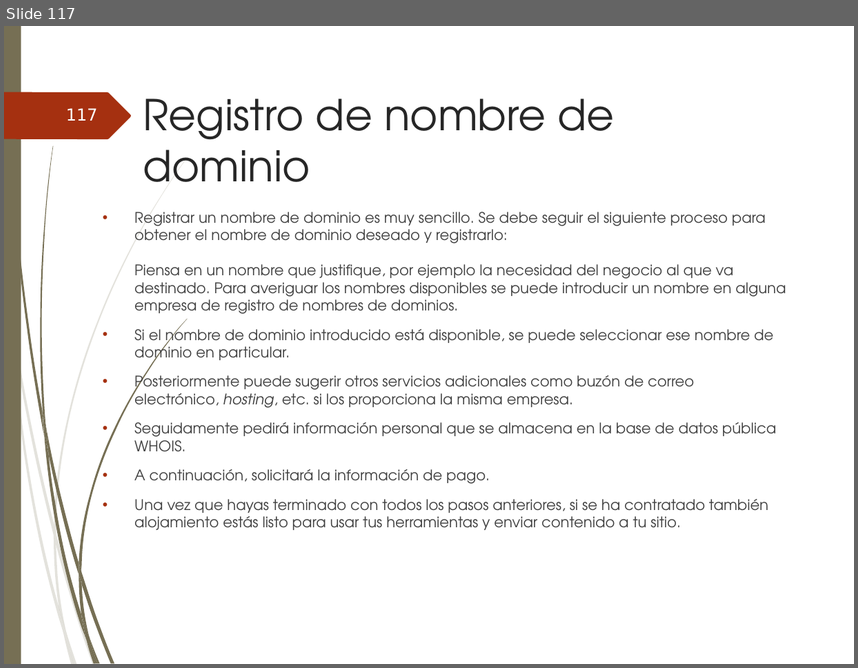
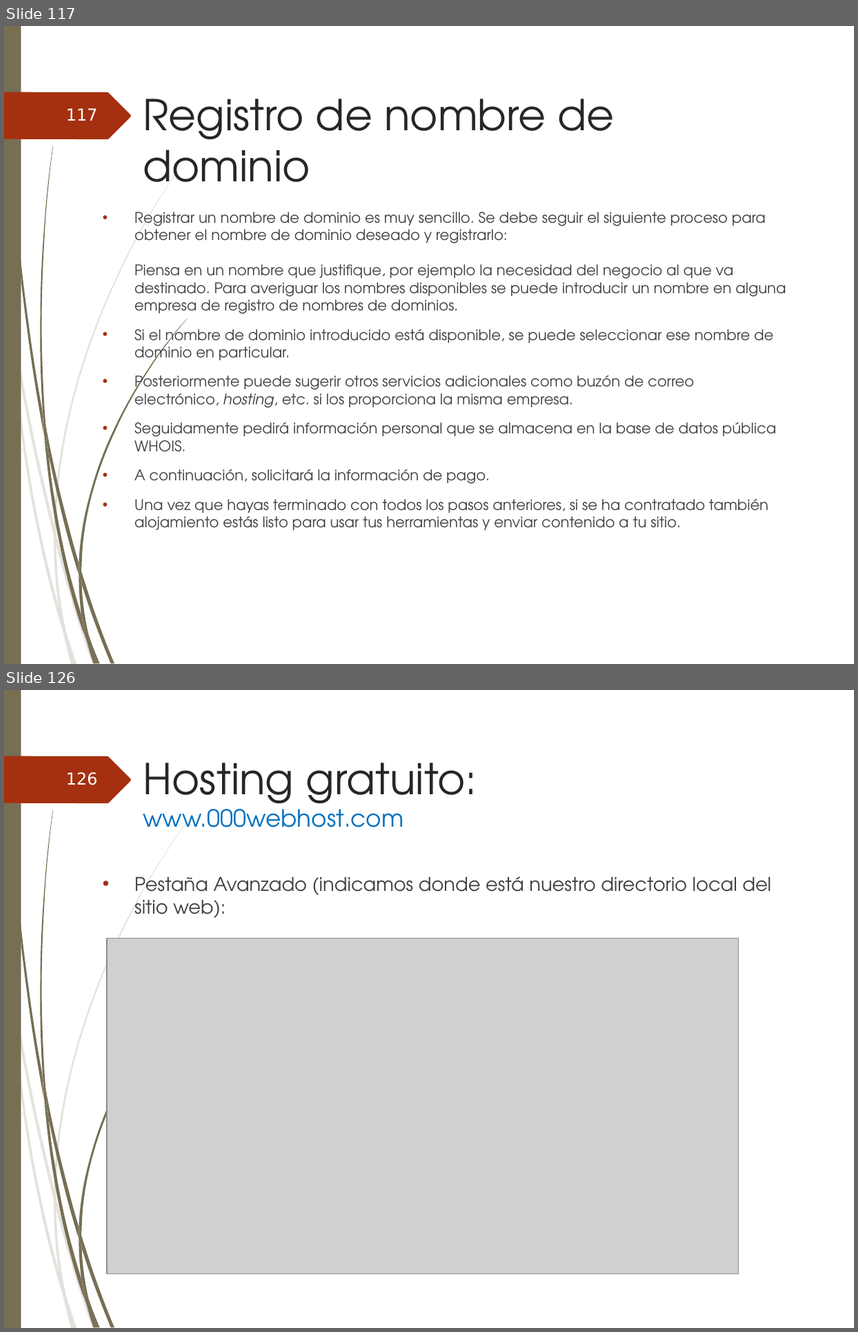
Before and after one commit to ammDAW/daw, a slide deck: 2_DAW/DAW - Beatriz/UT1_Implantación de arquitecturas web.ppt. Shown one above the other, each under a label of ours: slide 117 before the commit, slides 117 and 126 after it; the slides between them are not shown. The pictures are 858x668 and 858x1332 pixels, drawn with LibreOffice and Linux fonts; fonts in the diff are those of the drawing; grey boxes stand for pictures; background and template pictures are left out. Boxes give left, top, right and bottom in pixels: in the first picture for what was removed or moved away, otherwise in the second. Text is boxed around its words. In the diff, an @@ line names an element or a change of style, - is before the commit and + after.

Commit message:
hosting gratuito modified

```diff
--- a/2_DAW/DAW - Beatriz/UT1_Implantación de arquitecturas web.ppt
+++ b/2_DAW/DAW - Beatriz/UT1_Implantación de arquitecturas web.ppt
@@ slide 126 added at [4, 690, 854, 1328], background picture (left out); not listed: 24 template elements that a slide beside it also shows @@
@@ page number added at [66, 772, 98, 785], 14 pt, text #FEFFFF @@
+126
@@ title added at [143, 762, 477, 827], 20 pt, text #0070C0 @@
+Hosting gratuito:
+www.000webhost.com
@@ text added at [134, 876, 771, 918], 16 pt, text #404040 @@
+• Pestaña Avanzado (indicamos donde está nuestro directorio local del sitio web):
@@ picture added at [107, 938, 738, 1273] @@
```
Also in this commit, not shown: 12 other slides added, 1 other file.
